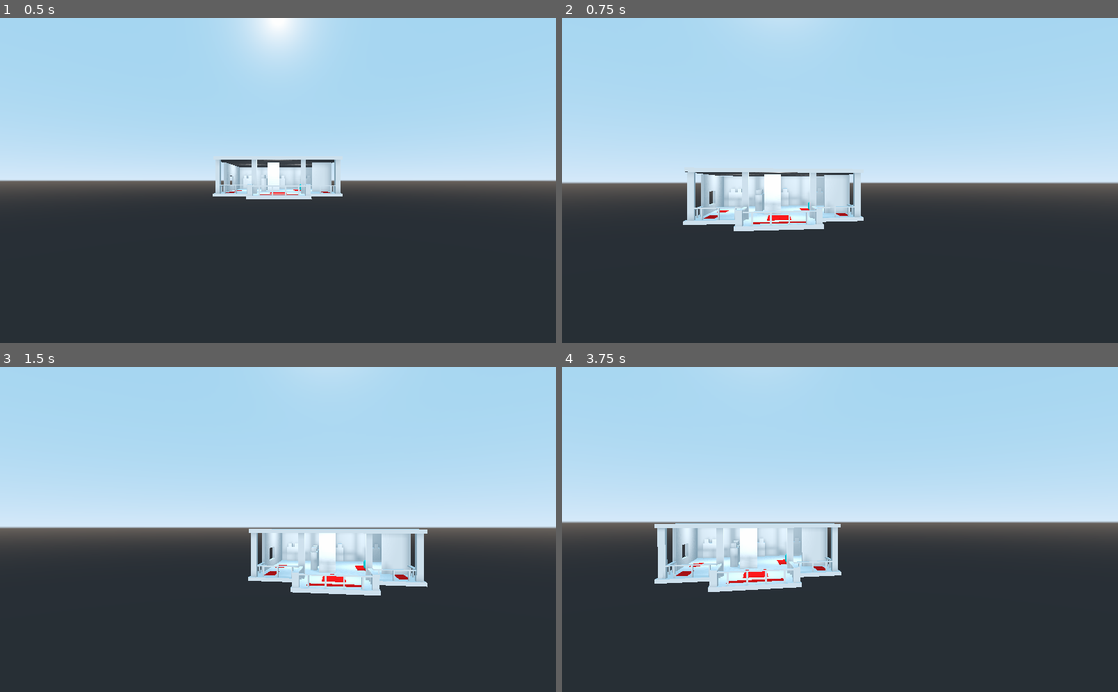
Above: before the commit, frames 1-4 (two rows, left to right).
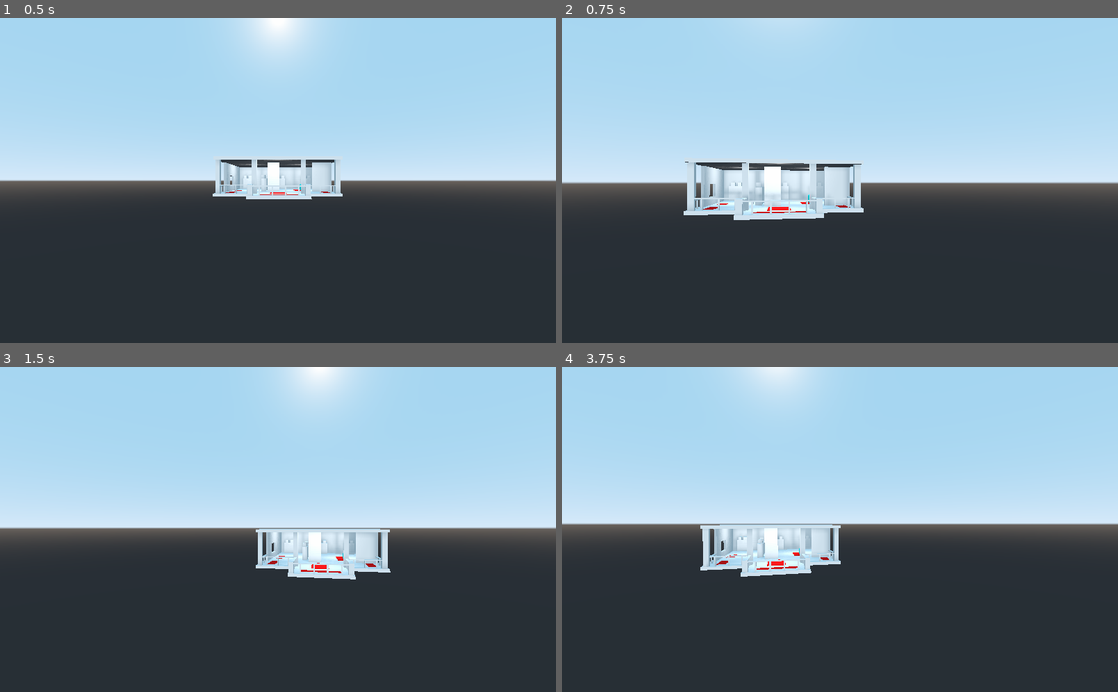
Above: after the commit, the same moments.

Repository: BakedLight/Godot-Wild-Jam-Project
Game: Godot game, scene res://Level/scene/level.tscn
Two runs of this game, one before a commit and one after it. Both use one fixed random seed, a clock stepped at 60 frames per second and the inputs below.
Inputs (mouse positions are in pixels of both pictures, inside the frame that each line leads up to):
- Up to frame 1 (0.5 s): no input
- Up to frame 2 (0.75 s): tap Enter at 0.5 s; move the mouse to (867, 180) at 0.52 s; hold Space (move_up) from 0.53 s (still down); tap Ctrl (scope) at 0.6 s
- Up to frame 3 (1.5 s): keep holding Space (move_up); tap W (zoom) at 0.8, 1.35 s; move the mouse to (250, 529) at 1.27 s
- Up to frame 4 (3.75 s): keep holding Space (move_up); tap Ctrl (scope) at 1.55, 2.1, 3.05 s; move the mouse to (851, 523) at 2.02 s; tap W (zoom) at 2.3, 3.6 s; move the mouse to (834, 536) at 2.77 s; click (834, 536) at 2.85 s; move the mouse to (878, 532) at 3.52 s

Frame 1 is identical in both runs. In frame 2, 3.1% of the frame differs, in the area x 21-55%, y 44-66%; in frame 3, 5.4%; in frame 4, 5.9%, in the area x 0-100%, y 0-70%.

Commit message:
Tweaked some values
Made the player move and turn slower while zooming or scoping.

Diff:
--- a/NPCs/npc_basic.gd
+++ b/NPCs/npc_basic.gd
@@ -61,7 +61,6 @@
 			target = get_random_nav_point()
 			while target.distance_to(global_position) <= 3:
 				target = get_random_nav_point()
-			print(target)
 			navigation_agent.target_location = target
 
 
--- a/Player/anchor.gd
+++ b/Player/anchor.gd
@@ -14,8 +14,14 @@
 			direction.y = 1
 		if Input.is_action_pressed("move_up"):
 			direction.y = -1
-		global_rotate(Vector3.UP, deg2rad(player.angular_speed * direction.x * delta))
-		global_rotation.y = clamp(global_rotation.y, deg2rad(-30), deg2rad(30))
-		rotate_object_local(Vector3(1, 0, 0), deg2rad(player.angular_speed * direction.y * delta))
-		rotation_degrees.x = clamp(rotation_degrees.x, -5, 5)
+		if player.zoomed or player.scope:
+			global_rotate(Vector3.UP, deg2rad(player.zoom_ang_speed * direction.x * delta))
+			global_rotation.y = clamp(global_rotation.y, deg2rad(-30), deg2rad(30))
+			rotate_object_local(Vector3(1, 0, 0), deg2rad(player.zoom_ang_speed * direction.y * delta))
+			rotation_degrees.x = clamp(rotation_degrees.x, -5, 5)
+		else:
+			global_rotate(Vector3.UP, deg2rad(player.angular_speed * direction.x * delta))
+			global_rotation.y = clamp(global_rotation.y, deg2rad(-30), deg2rad(30))
+			rotate_object_local(Vector3(1, 0, 0), deg2rad(player.angular_speed * direction.y * delta))
+			rotation_degrees.x = clamp(rotation_degrees.x, -5, 5)
 		direction = Vector2.ZERO
--- a/Player/body.gd
+++ b/Player/body.gd
@@ -1,6 +1,7 @@
 extends MeshInstance
 
 var mouse_sensitivity: float = 0.2
+var zoomed_mouse_sens: float = 0.015
 var horizontal_view = 45
 var vertical_ciew = 30
 
@@ -23,6 +24,10 @@
 				Input.set_mouse_mode(Input.MOUSE_MODE_CAPTURED)
 
 	if event is InputEventMouseMotion and Input.mouse_mode == Input.MOUSE_MODE_CAPTURED:
-		global_rotate(Vector3.UP, deg2rad(-event.relative.x * mouse_sensitivity))
-		cam.rotate_x(deg2rad(-event.relative.y * mouse_sensitivity))
+		if player.zoomed or player.scope:
+			global_rotate(Vector3.UP, deg2rad(-event.relative.x * zoomed_mouse_sens))
+			cam.rotate_x(deg2rad(-event.relative.y * zoomed_mouse_sens))
+		else:
+			global_rotate(Vector3.UP, deg2rad(-event.relative.x * mouse_sensitivity))
+			cam.rotate_x(deg2rad(-event.relative.y * mouse_sensitivity))
 		cam.rotation_degrees.x = clamp(cam.rotation_degrees.x, -30, 30)
--- a/Player/player.gd
+++ b/Player/player.gd
@@ -1,11 +1,11 @@
 extends Spatial
 
-export var angular_speed = 40
+export var angular_speed = 20
 export var scope_zoom = 5 #Lower the value for more zoom
-export var switching_time = 0.2 #Time to open or close the scope
+export var switching_time = 0.1 #Time to open or close the scope
 export var zoom_amount = 5 # Lower the value for more zoom
-export var zoom_time = 0.1 #Time to zoom in or out
-export var zoom_ang_speed = 25
+export var zoom_time = 0.05 #Time to zoom in or out
+export var zoom_ang_speed = 5
 export var default_zoom = 70
 
 var scope = false
